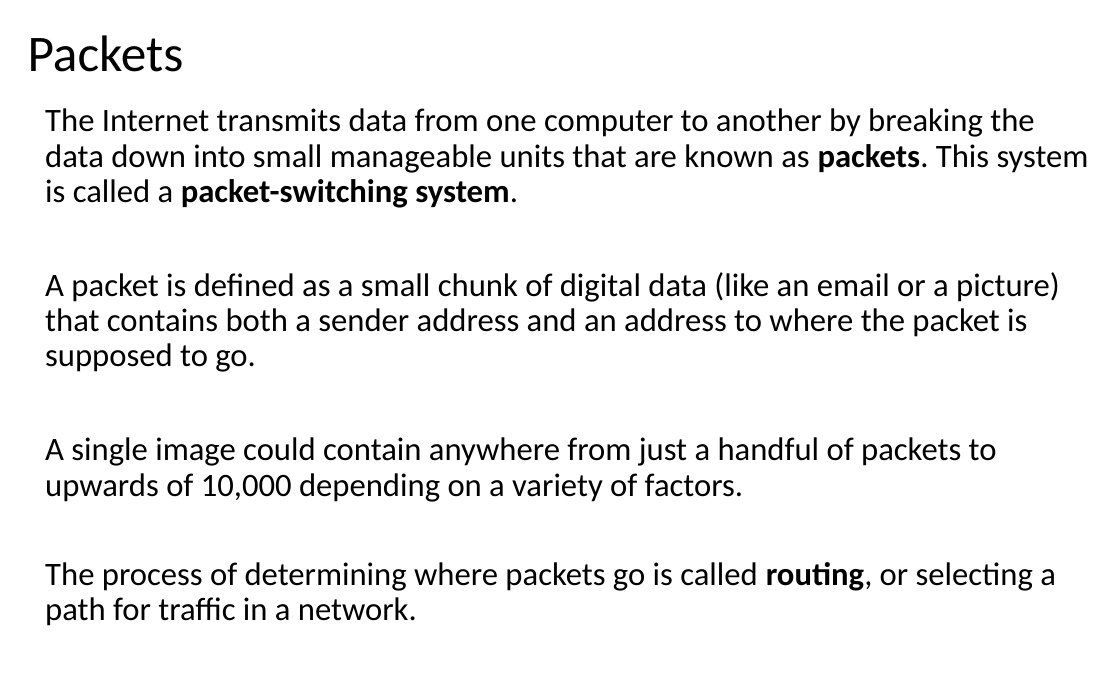
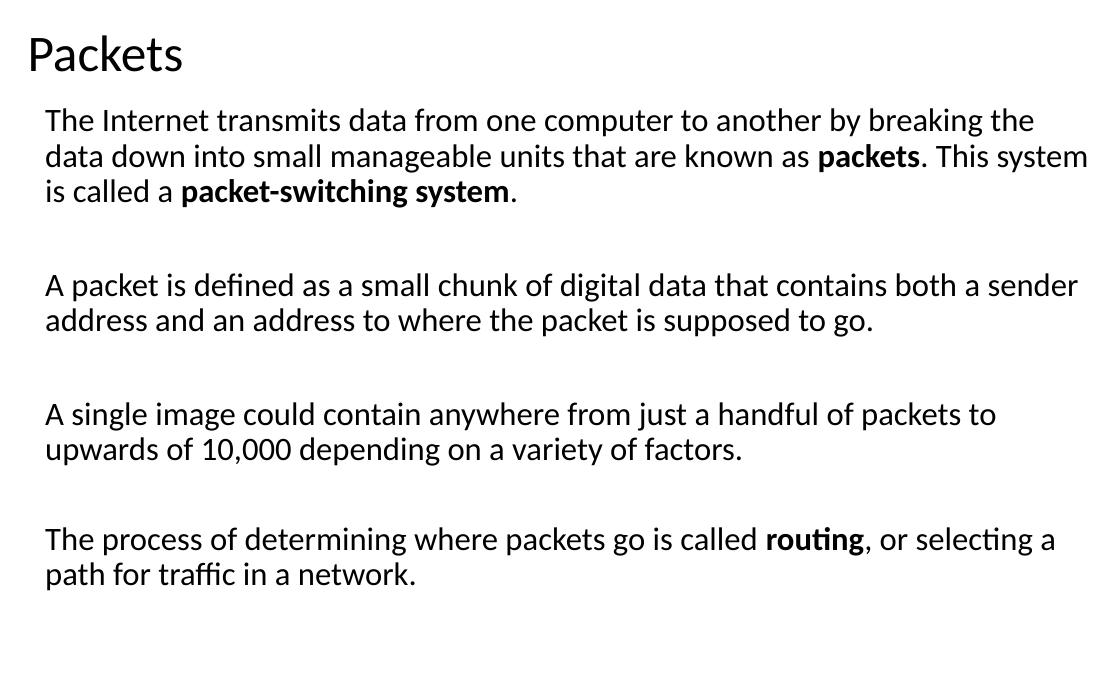
Before and after one commit to LongBaoNguyen/longbaonguyen.github.io, a slide deck: slide 31 of courses/apcsp/lect18.pptx. Drawn at 1120x700 pixels with LibreOffice and Linux fonts; fonts in the diff are those of the drawing. Boxes give left, top, right and bottom in pixels: in the first picture for what was removed or moved away, otherwise in the second. Text is boxed around its words. In the diff, an @@ line names an element or a change of style, - is before the commit and + after.

```diff
--- a/courses/apcsp/lect18.pptx
+++ b/courses/apcsp/lect18.pptx
@@ text at [45,273,1079,337]: text changed @@
-A packet is defined as a small chunk of digital data (like an email or a picture) that contains both a sender address and an address to where the packet is supposed to go.
+A packet is defined as a small chunk of digital data that contains both a sender address and an address to where the packet is supposed to go.
```
Also in this commit, not shown: 3 other files.
